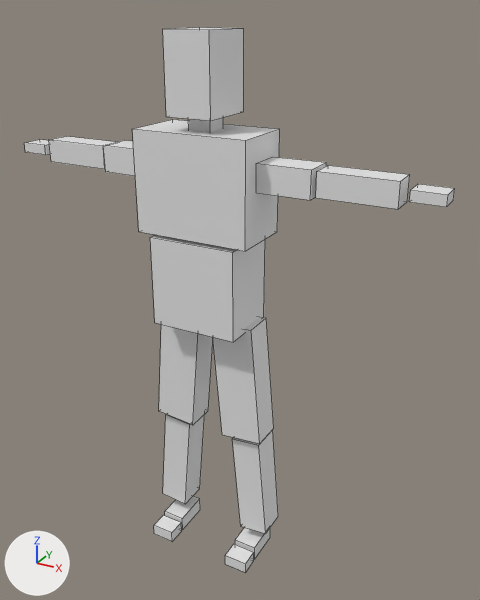
One commit to the Blender file assets/models/Player.blend: the scene before it, then after it.
The view is the same before and after, from a 50 mm camera at (0.998, -1.668, 1.76) aimed at (0.071, 0.017, 0.917). Every picture has the same lights, and +X, +Y and +Z are marked at lower left. The picture after the commit comes second. Mesh edges are drawn as thin lines.

In view in the first picture: 'Bicep', 'Chest', 'Foot', 'Forearm', 'Head', 'Palm', 'Shin', 'Thigh', 'Toe', 'Torso' and 1 more.
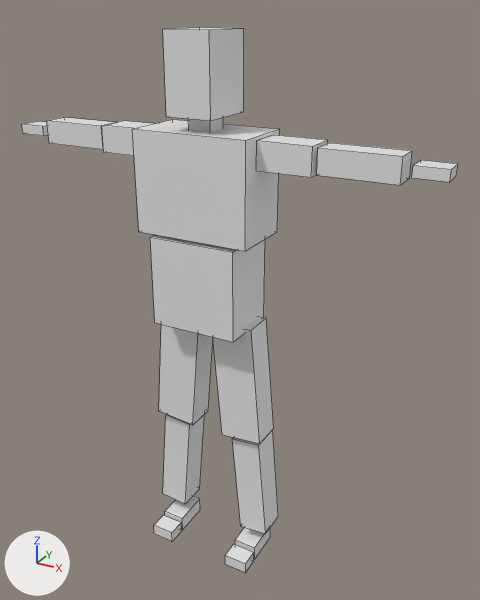
Boxes (x1, y1, x2, y2) around the edits, measured in the pictures (480 x 600 px):
'Forearm', moved: before (49, 136, 410, 209); after (47, 117, 412, 185)
'Bicep', moved: before (103, 140, 326, 200); after (102, 121, 328, 177)
'Palm', moved: before (24, 140, 455, 207); after (22, 121, 458, 182)

The change, as a diff of the scene's bpy script:
```diff
--- a/assets/models/Player.blend.py
+++ b/assets/models/Player.blend.py
@@ ob_bicep @@
 ob_bicep.matrix_parent_inverse = Matrix(((2.778, 0.0, 0.0, 0.0), (0.0, 5.0, 0.0, 0.25), (0.0, 0.0, 3.333, -4.333), (0.0, 0.0, 0.0, 1.0)))
-ob_bicep.location = (0.26, -0.04, 1.34)
+ob_bicep.location = (0.26, -0.04, 1.4)
 ob_bicep.scale = (0.16, 0.1, 0.08)
```
